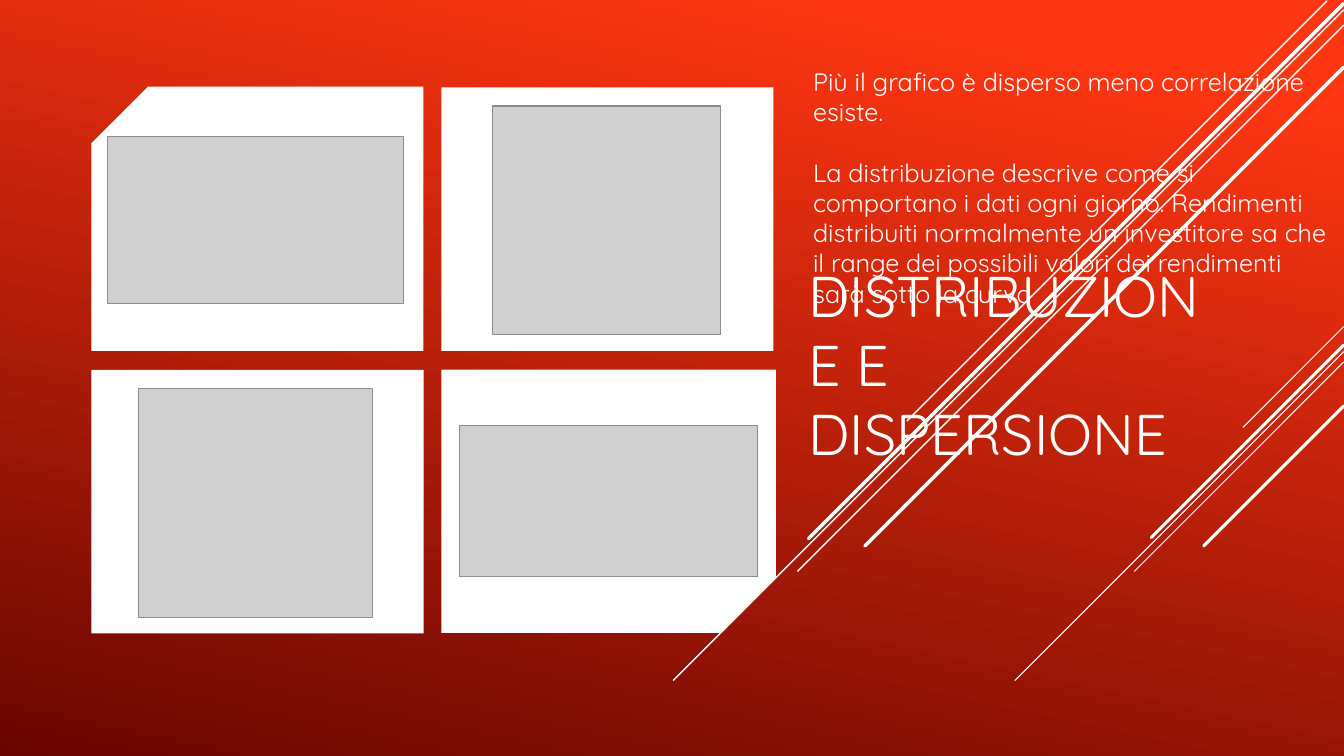
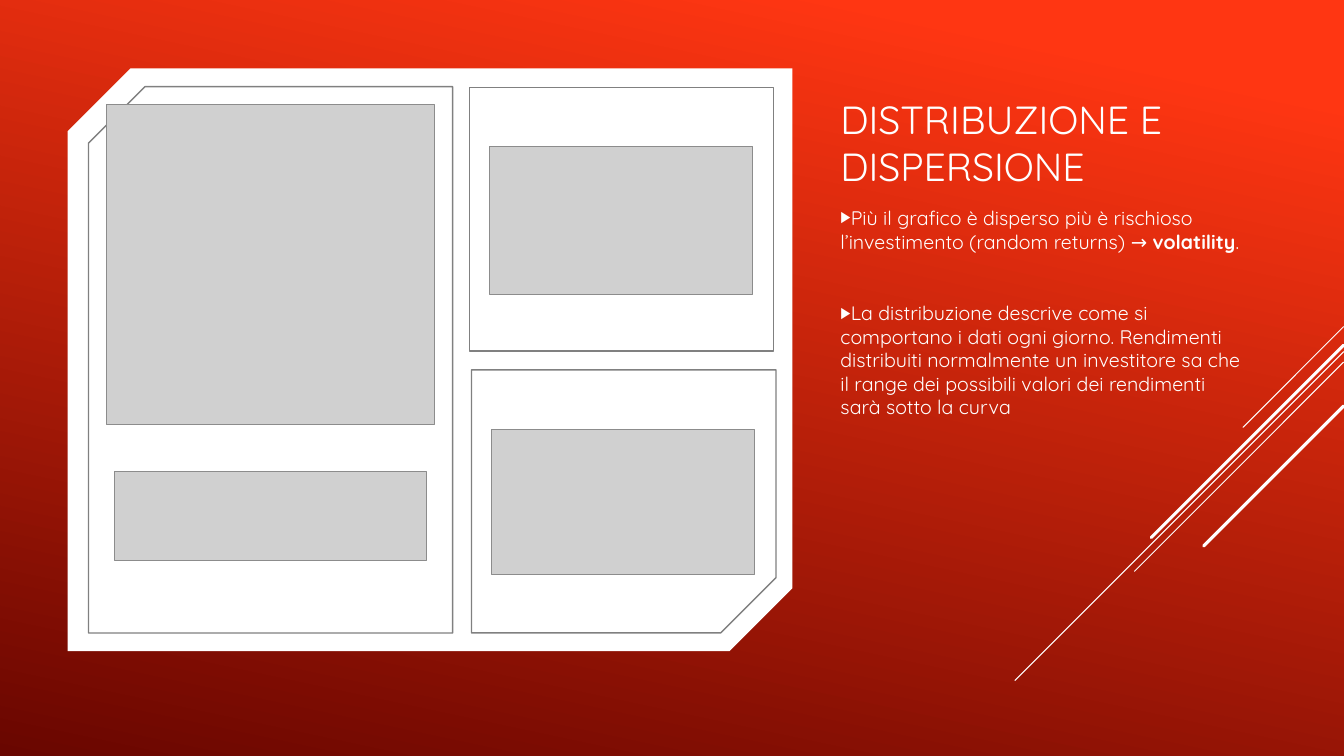
Before and after one commit to Simonotos/BusinessProject, a slide deck: slide 5 of PresentazioneProgettoBFS.pptx. Drawn at 1344x756 pixels with LibreOffice and Linux fonts; fonts in the diff are those of the drawing; grey boxes stand for pictures. Boxes give left, top, right and bottom in pixels: in the first picture for what was removed or moved away, otherwise in the second. Text is boxed around its words. In the diff, an @@ line names an element or a change of style, - is before the commit and + after.

```diff
--- a/PresentazioneProgettoBFS.pptx
+++ b/PresentazioneProgettoBFS.pptx
@@ line removed from (1344, 10) to (674, 681) @@
@@ line removed from (1344, 25) to (798, 572) @@
@@ line removed from (1344, 4) to (809, 538) @@
@@ line removed from (1327, 1) to (907, 421) @@
@@ snip diag rect added at (x1=68, y1=69, x2=792, y2=651), fill #FFFFFF @@
@@ snip rect added at (x1=89, y1=87, x2=453, y2=633), outline #808080 1 pt @@
@@ snip rect removed at (x1=92, y1=87, x2=424, y2=351) @@
@@ snip rect resized from (x1=442, y1=88, x2=774, y2=351) to (x1=470, y1=88, x2=774, y2=351) @@
@@ snip rect at (x1=470, y1=88, x2=774, y2=351): fill #FFFFFF to none; outline none to #808080 1 pt; mirrored @@
@@ title "DISTRIBUZIONE E DISPERSIONE" moved from (x1=809, y1=345, x2=1167, y2=470) to (x1=840, y1=106, x2=1162, y2=182) @@
@@ title "DISTRIBUZIONE E DISPERSIONE" at (x1=840, y1=106, x2=1162, y2=182): size 41 to 28 pt @@
@@ line removed from (1344, 68) to (865, 546) @@
@@ picture resized from (x1=138, y1=388, x2=372, y2=617) to (x1=107, y1=105, x2=435, y2=424) @@
@@ picture removed at (x1=492, y1=106, x2=721, y2=335) @@
@@ picture resized from (x1=107, y1=137, x2=403, y2=303) to (x1=490, y1=146, x2=753, y2=294) @@
@@ text "Più il grafico è disperso ..." moved from (x1=813, y1=65, x2=1326, y2=309) to (x1=840, y1=210, x2=1240, y2=415) @@
@@ text at (x1=840, y1=210, x2=1239, y2=253): text changed; size 18 to 14 pt @@
-Più il grafico è disperso meno correlazione esiste.
+▶ Più il grafico è disperso più è rischioso l’investimento (random returns) → volatility.
@@ text at (x1=840, y1=305, x2=1240, y2=415): size 18 to 14 pt in "La distribuzione descrive come si comportano i ..."; bullet none to ▶; more space between paragraphs @@
@@ snip rect removed at (x1=92, y1=370, x2=424, y2=633) @@
@@ snip rect resized from (x1=442, y1=370, x2=776, y2=633) to (x1=472, y1=370, x2=776, y2=633) @@
@@ snip rect at (x1=472, y1=370, x2=776, y2=633): fill #FFFFFF to none; outline none to #808080 1 pt @@
@@ picture resized from (x1=460, y1=426, x2=758, y2=577) to (x1=492, y1=430, x2=755, y2=575) @@
@@ picture added at (x1=115, y1=472, x2=426, y2=561) @@
```
Also in this commit, not shown: 7 other slides changed, 1 slide added.
